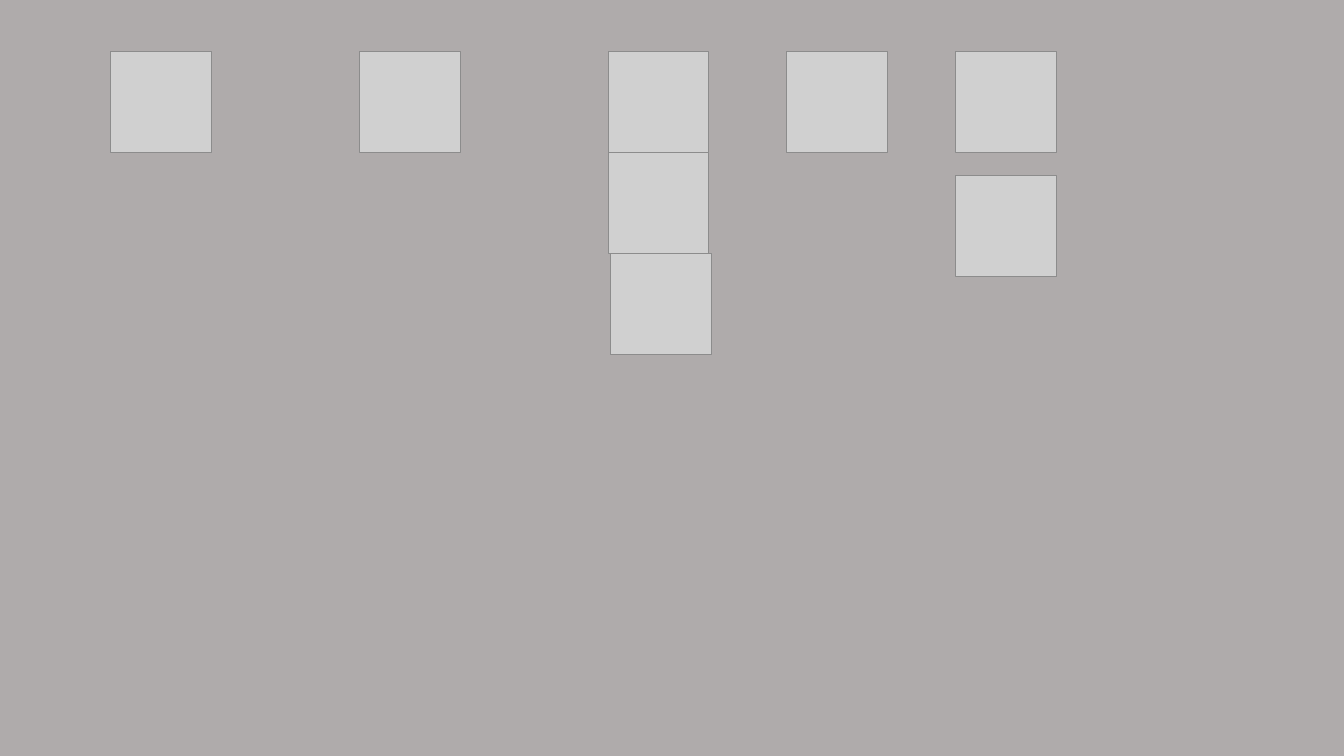
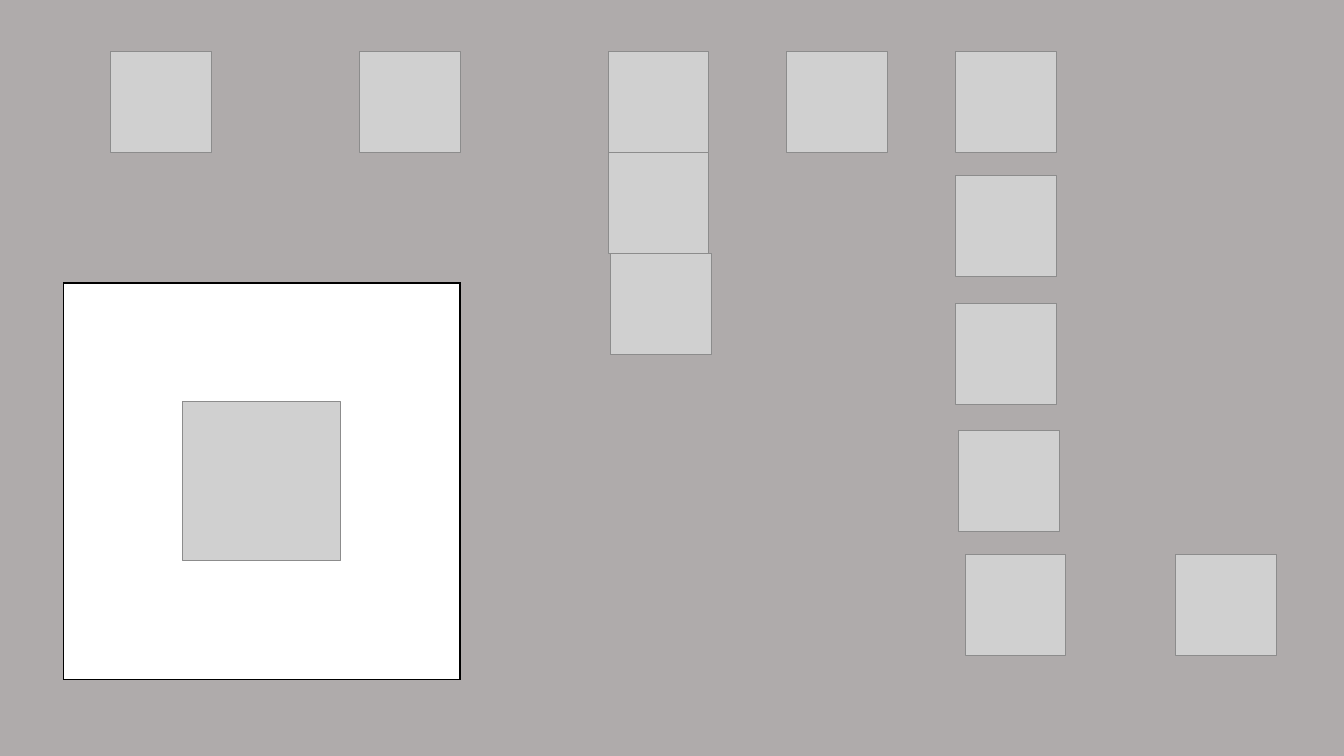
Before and after one commit to LuckyLuke-n/PicturePerfect, a slide deck: slide 2 of Icons/icons.pptx. Drawn at 1344x756 pixels with LibreOffice and Linux fonts; fonts in the diff are those of the drawing; grey boxes stand for pictures. Boxes give left, top, right and bottom in pixels: in the first picture for what was removed or moved away, otherwise in the second. Text is boxed around its words. In the diff, an @@ line names an element or a change of style, - is before the commit and + after.

```diff
--- a/Icons/icons.pptx
+++ b/Icons/icons.pptx
@@ rectangle added at [64, 283, 461, 681], fill #FFFFFF, outline #000000 1 pt @@
@@ picture added at [956, 303, 1057, 404] @@
@@ picture added at [182, 402, 341, 561] @@
@@ picture added at [959, 432, 1060, 532] @@
@@ picture added at [966, 556, 1067, 656] @@
@@ picture added at [1176, 556, 1276, 656] @@
```
Also in this commit, not shown: 29 other files.
